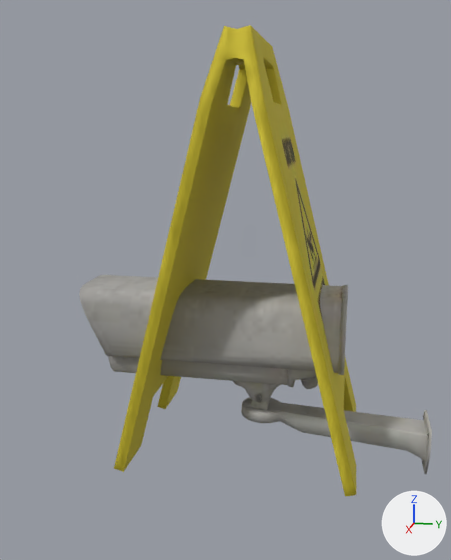
One commit to the glTF model places/dress/corridor.glb: the scene before it, then after it.
One viewpoint serves both versions: a camera (50 mm lens) standing at (0.95, 0.166, 0.507) and looking at (0.013, -0.021, 0.273). Arrows for +X, +Y and +Z are at lower right; the lights stay in place. The picture after the commit comes second. Where no turn or scale is listed for an object, it has been applied to the vertices.

The older version as bpy lines, for what is in view:
```python
me_mesh = bpy.data.meshes.new('Mesh')
me_mesh.from_pydata(...)  # 112 vertices, 228 faces; spans x -0.15..0.15, y -0.179..0.179, z -0.315..0.315
me_mesh.materials.append(mat_wetfloorsign_01)
me_security_camera_001 = bpy.data.meshes.new('security_camera.001')
me_security_camera_001.from_pydata(...)  # 1944 vertices, 3394 faces; spans x -0.085..0.085, y -0.277..0.277, z -0.143..0.143
# faces by material slot: [3392, 2]
me_security_camera_001.materials.append(mat_security_camera_01)
me_security_camera_001.materials.append(mat_security_camera_01_glass)
ob_security_camera_01 = bpy.data.objects.new('security_camera_01', me_security_camera_001)
ob_security_camera_01.location = (0.0, 0.027, 0.118)
ob_wetfloorsign_01 = bpy.data.objects.new('WetFloorSign_01', me_mesh)
ob_wetfloorsign_01.location = (0.0, 0.014, 0.317)
```
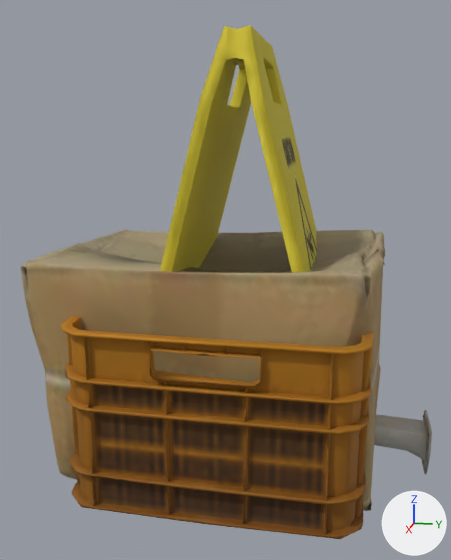
Where the change shows, as pixel boxes (x1, y1, x2, y2) in the pictures (451 x 560 px):
'plastic_crate_02', added (brown)
    after: (61, 316, 374, 539)
'cardboard_box_01', added (brown)
    after: (21, 230, 385, 511)

What changed in the scene script:
```text
Add img_cardboard_box_01_nor_gl:
    img_cardboard_box_01_nor_gl = load_image('cardboard_box_01_nor_gl', '_unpacked/cardboard_box_01_nor_gl', 128, 128, 'Non-Color')
Add img_cardboard_box_01_diff:
    img_cardboard_box_01_diff = load_image('cardboard_box_01_diff', '_unpacked/cardboard_box_01_diff', 256, 256, 'sRGB')
Add img_plastic_crate_02_diff_plastic_crate_02_opacity:
    img_plastic_crate_02_diff_plastic_crate_02_opacity = load_image('plastic_crate_02_diff-plastic_crate_02_opacity', '_unpacked/plastic_crate_02_diff-plastic_crate_02_opacity', 256, 256, 'sRGB')
Add img_plastic_crate_02_nor_gl:
    img_plastic_crate_02_nor_gl = load_image('plastic_crate_02_nor_gl', '_unpacked/plastic_crate_02_nor_gl', 128, 128, 'Non-Color')
Add mat_cardboard_box_01:
    mat_cardboard_box_01 = bpy.data.materials.new('cardboard_box_01')
    # uses the picture img_cardboard_box_01_diff
    # uses the picture img_cardboard_box_01_nor_gl
Add mat_plastic_crate_02:
    mat_plastic_crate_02 = bpy.data.materials.new('plastic_crate_02')
    # colours: orange #ffab00
    # uses the picture img_plastic_crate_02_diff_plastic_crate_02_opacity
    # uses the picture img_plastic_crate_02_nor_gl
Add me_cardboard_box_01:
    me_cardboard_box_01.from_pydata(...)  # 425 vertices, 843 faces; spans x -0.192..0.192, y -0.258..0.258, z -0.17..0.17
    me_cardboard_box_01.materials.append(mat_cardboard_box_01)
Add me_cube_002:
    me_cube_002.from_pydata(...)  # 873 vertices, 1750 faces; spans x -0.253..0.253, y -0.203..0.203, z -0.127..0.127
    me_cube_002.materials.append(mat_plastic_crate_02)
Add ob_cardboard_box_01:
    ob_cardboard_box_01 = bpy.data.objects.new('cardboard_box_01', me_cardboard_box_01)
    ob_cardboard_box_01.location = (0.001, -0.033, 0.165)
Add ob_plastic_crate_02:
    ob_plastic_crate_02 = bpy.data.objects.new('plastic_crate_02', me_cube_002)
    ob_plastic_crate_02.location = (0.0, 0.0, 0.127)
```
